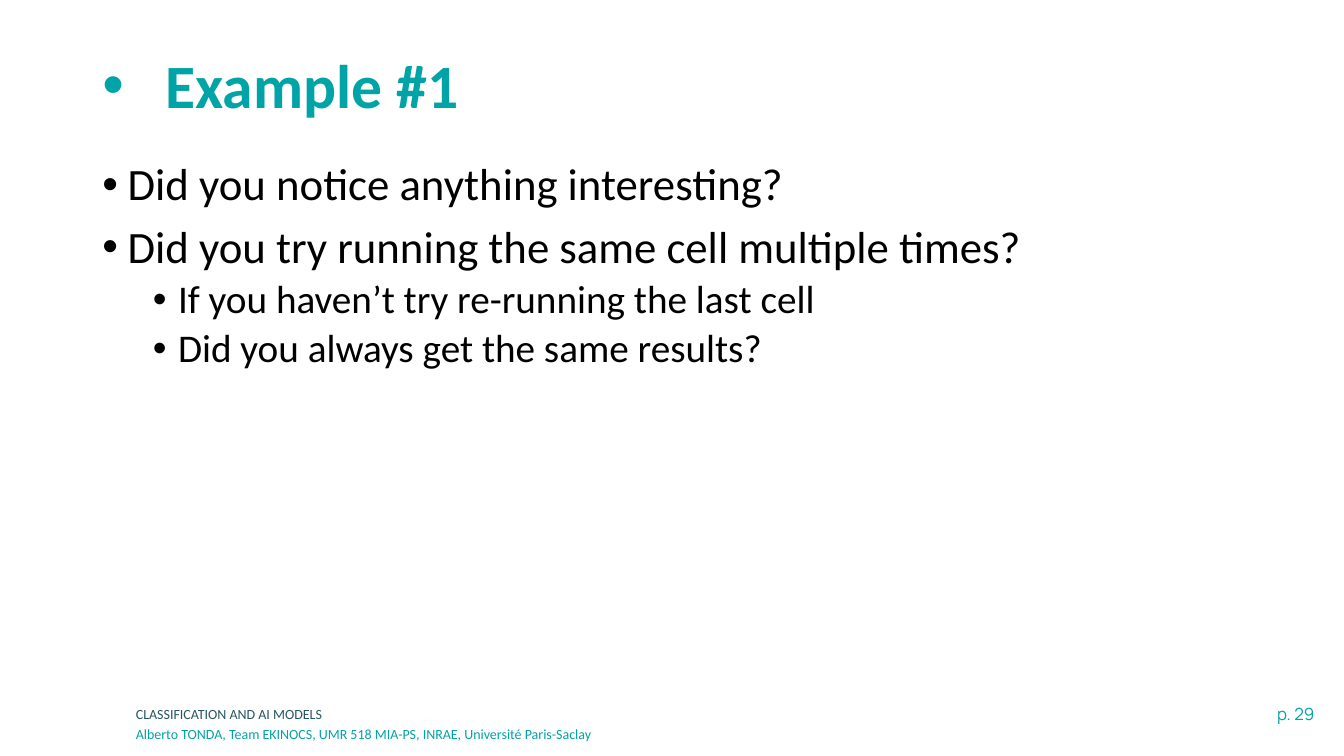
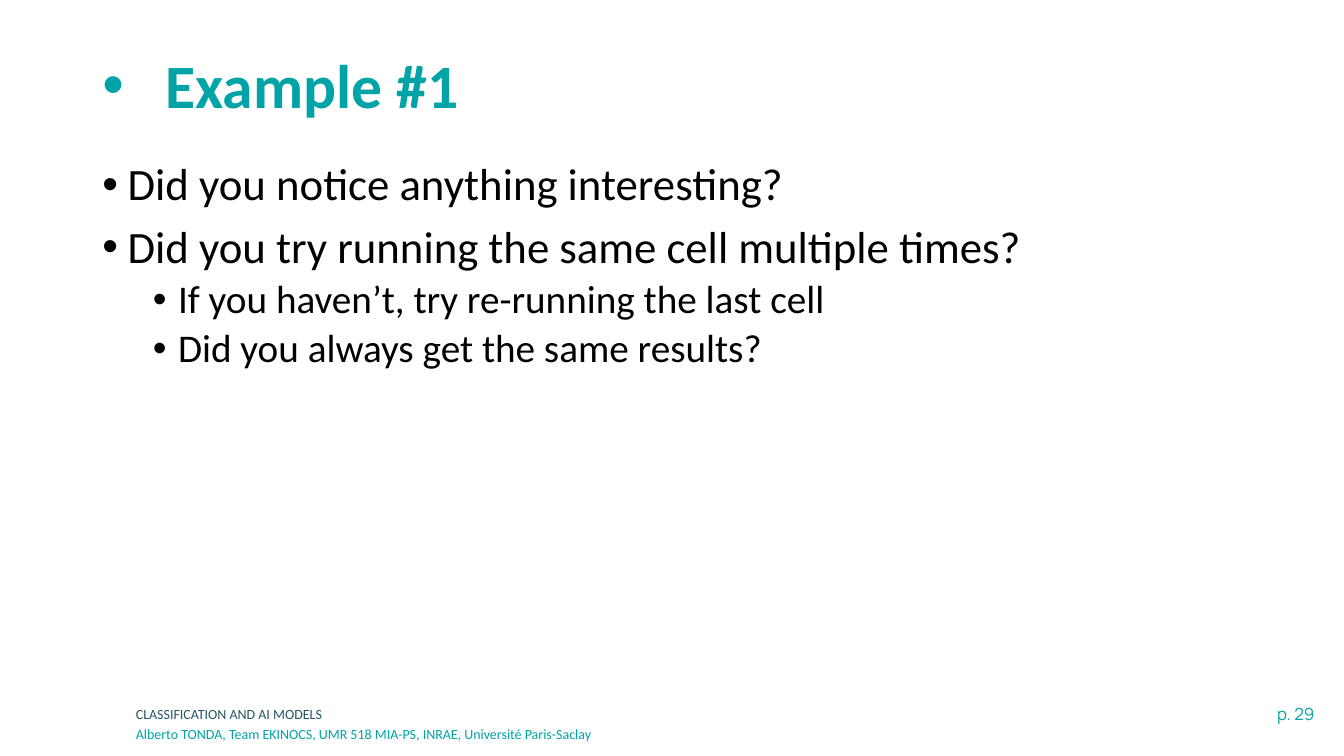
Before and after one commit to albertotonda/teaching, a slide deck: slide 29 of 2024-inrae-model-data-researcher-school/intro-to-machine-learning-models-tonda.pptx. Drawn at 1344x756 pixels with LibreOffice and Linux fonts; fonts in the diff are those of the drawing; background and template pictures are left out. Boxes give left, top, right and bottom in pixels: in the first picture for what was removed or moved away, otherwise in the second. Text is boxed around its words. In the diff, an @@ line names an element or a change of style, - is before the commit and + after.

```diff
--- a/2024-inrae-model-data-researcher-school/intro-to-machine-learning-models-tonda.pptx
+++ b/2024-inrae-model-data-researcher-school/intro-to-machine-learning-models-tonda.pptx
@@ text at <box>178,285,824,320</box>: text changed @@
-  • If you haven’t try re-running the last cell
+  • If you haven’t, try re-running the last cell
```
Also in this commit, not shown: 1 other slide changed.
